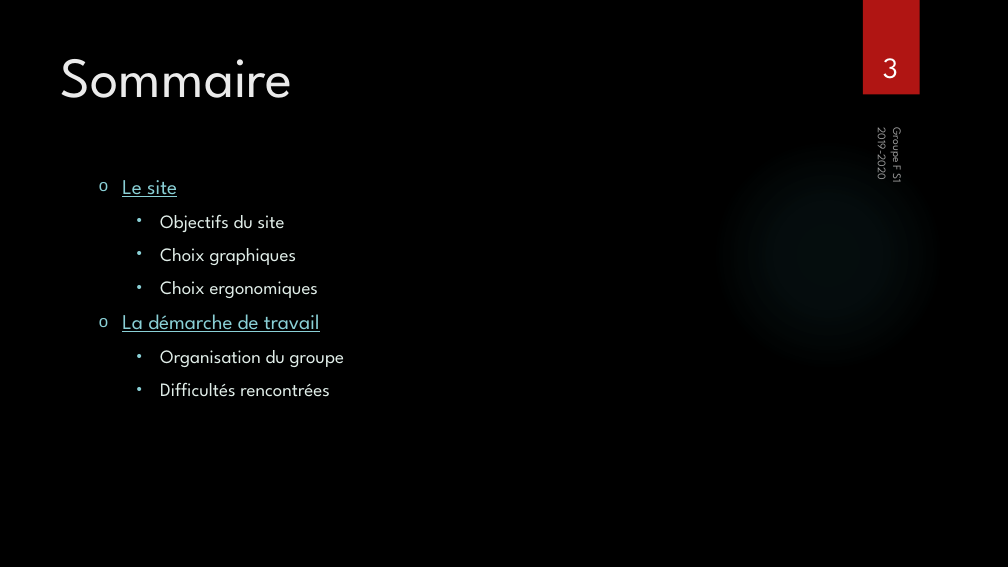
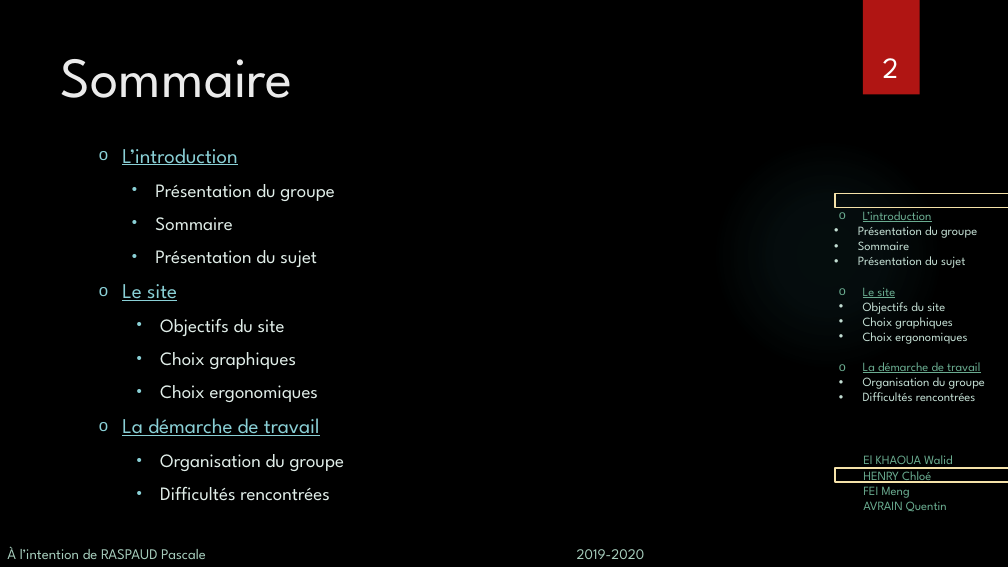
Before and after one commit to wldl/ptut, a slide deck: slide 2 of soutenance/Soutenance.pptx (slide 3 before the commit). Drawn at 1008x567 pixels with LibreOffice and Linux fonts; fonts in the diff are those of the drawing; background and template pictures are left out. Boxes give left, top, right and bottom in pixels: in the first picture for what was removed or moved away, otherwise in the second. Text is boxed around its words. In the diff, an @@ line names an element or a change of style, - is before the commit and + after.

```diff
--- a/soutenance/Soutenance.pptx
+++ b/soutenance/Soutenance.pptx
@@ page number at (x1=883, y1=58, x2=899, y2=78): text changed @@
-3
+2
@@ text "L’introduction" moved from (x1=122, y1=180, x2=344, y2=397) to (x1=122, y1=148, x2=344, y2=501) @@
@@ text at (x1=122, y1=148, x2=334, y2=267): paragraphs added @@
+o L’introduction
+  • Présentation du groupe
+  • Sommaire
+  • Présentation du sujet
@@ text removed at (x1=874, y1=132, x2=891, y2=179) @@
-2019-2020
@@ text removed at (x1=889, y1=130, x2=906, y2=182) @@
-Groupe F S1
@@ rectangle added at (x1=836, y1=194, x2=1008, y2=207), outline #F5E2A9 1.5 pt @@
@@ text added at (x1=858, y1=207, x2=985, y2=401), 12 pt, text #C3DED3 @@
+  o L’introduction
+  • Présentation du groupe
+  • Sommaire
+  • Présentation du sujet
+  o Le site
+  • Objectifs du site
+  • Choix graphiques
+  • Choix ergonomiques
+  o La démarche de travail
+  • Organisation du groupe
+  • Difficultés rencontrées
@@ rectangle added at (x1=836, y1=468, x2=1008, y2=482), outline #F5E2A9 1.5 pt @@
@@ text added at (x1=863, y1=455, x2=953, y2=512), 12 pt, text #6AAC90 @@
+El KHAOUA Walid
+HENRY Chloé
+FEI Meng
+AVRAIN Quentin
@@ text added at (x1=7, y1=546, x2=645, y2=559), 14 pt, text #A6CDBC @@
+À l’intention de RASPAUD Pascale 2019-2020
```
Also in this commit, not shown: 10 other slides changed, 1 slide added, 1 slide removed, 3 other files.
